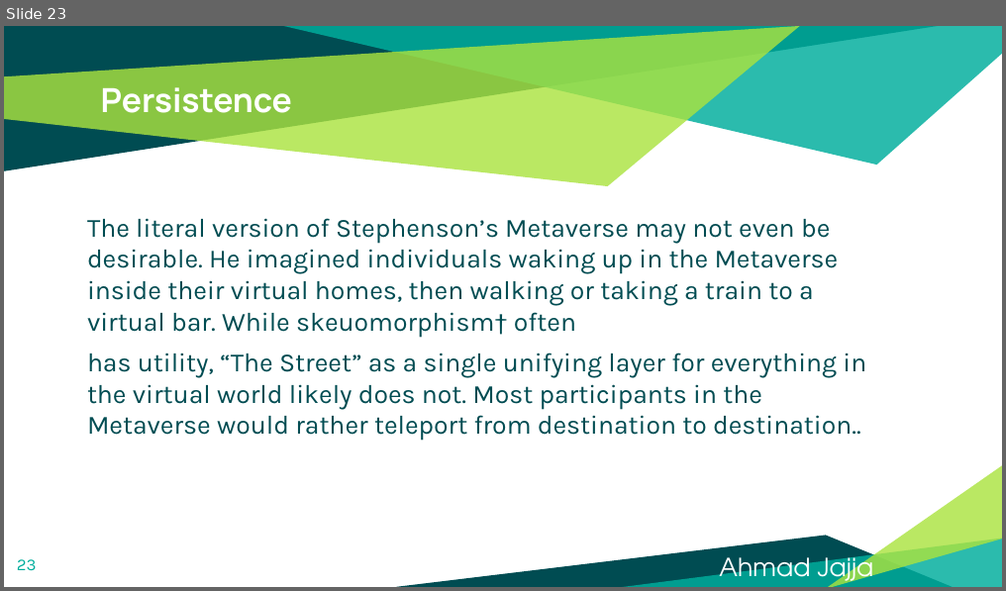
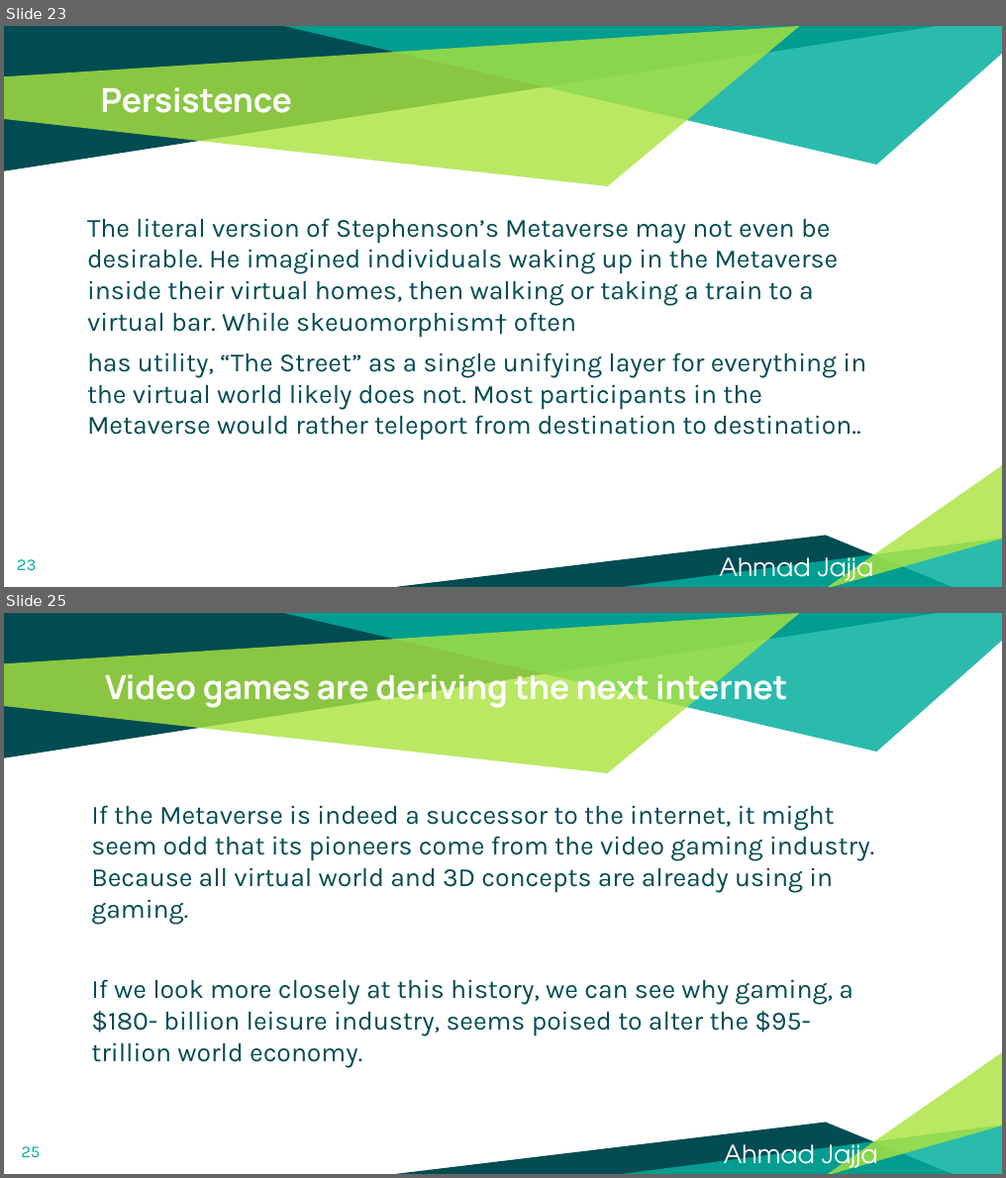
Before and after one commit to Ahmadjajja/WEB-3.0-and-Metaverse, a slide deck: Slides/Quarter 1/What is Metaverse.pptx. Shown one above the other, each under a label of ours: slide 23 before the commit, slides 23 and 25 after it; the slides between them are not shown. The pictures are 1006x591 and 1006x1178 pixels, drawn with LibreOffice and Linux fonts; fonts in the diff are those of the drawing. Boxes give left, top, right and bottom in pixels: in the first picture for what was removed or moved away, otherwise in the second. Text is boxed around its words. In the diff, an @@ line names an element or a change of style, - is before the commit and + after.

Commit message:
Metaverse book 73 pages read...

```diff
--- a/Slides/Quarter 1/What is Metaverse.pptx
+++ b/Slides/Quarter 1/What is Metaverse.pptx
@@ slide 25 added at <box>4,613,1002,1174</box>, background #FFFFFF; not listed: 6 template elements that a slide beside it also shows @@
@@ title added at <box>105,668,787,709</box>, 24 pt, text #FFFFFF, bold @@
+Video games are deriving the next internet
@@ text added at <box>91,805,874,1068</box>, 19 pt, text #004C52 @@
+If the Metaverse is indeed a successor to the internet, it might seem odd that its pioneers come from the video gaming industry. Because all virtual world and 3D concepts are already using in gaming.
+If we look more closely at this history, we can see why gaming, a $180- billion leisure industry, seems poised to alter the $95-trillion world economy.
@@ page number added at <box>21,1147,40,1158</box>, 12 pt, text #00AE9D @@
+25
@@ text added at <box>724,1138,878,1174</box>, 18 pt, text #FFFFFF @@
+Ahmad Jajja
```
Also in this commit, not shown: 1 slide changed, 4 other slides added, 1 slide removed, 2 other files.
